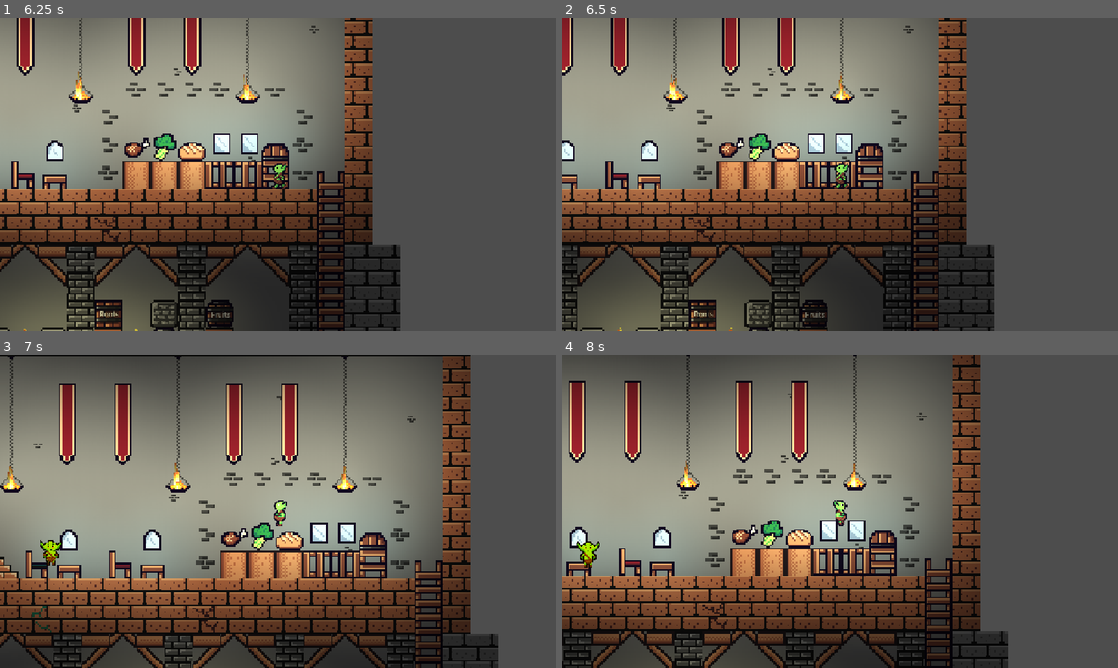
Above: before the commit, frames 1-4 (two rows, left to right).
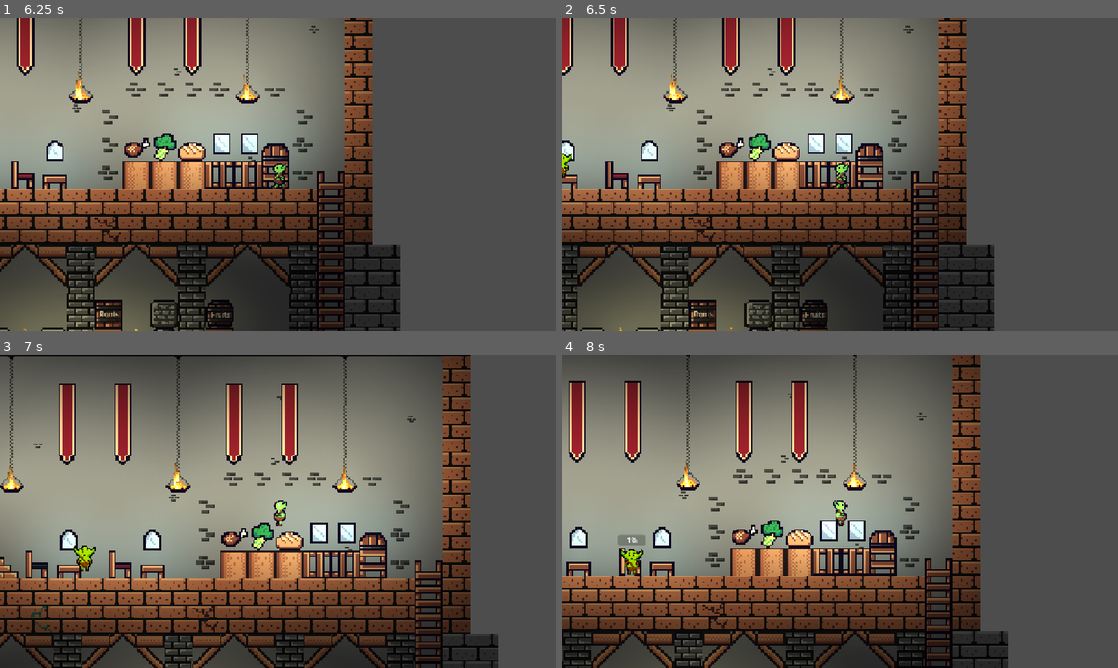
Above: after the commit, the same moments.

Repository: RealAmandaLive/OrcBurp
Game: Godot game, scene res://scenes/kitchen.tscn
Same seed, same stepped clock (60 frames per second), same inputs: the game is played once before the commit and once after it. This scene is started directly instead of the project's main scene.
Inputs (mouse positions are in pixels of both pictures, inside the frame that each line leads up to):
- Up to frame 1 (6.25 s): move the mouse to (400, 158) at 0.52 s; hold W (climb) 0.53-1.28 s; hold Right (right) 0.53-2.03 s; click (400, 158) at 0.67 s; tap Space (jump) at 0.77, 1.52, 3.02, 3.77, 4.52, 6.02 s; move the mouse to (166, 190) at 1.27 s; tap E (interact) every 1.5 s from 1.35 to 5.85 s; move the mouse to (333, 105) at 2.02 s; hold Left (left) 2.03-2.78 s; hold W (climb) 2.03-2.78 s; move the mouse to (250, 237) at 2.77 s; hold Right (right) 2.78-4.28 s; click (250, 237) at 2.92 s; move the mouse to (444, 221) at 3.52 s; hold W (climb) 3.53-4.28 s; move the mouse to (111, 127) at 4.27 s; hold Left (left) 4.28-5.03 s; move the mouse to (305, 174) at 5.02 s; hold Right (right) 5.03-5.78 s; hold W (climb) 5.03-5.78 s; click (305, 174) at 5.17 s; move the mouse to (194, 96) at 5.77 s; hold Left (left) from 5.78 s (still down)
- Up to frame 2 (6.5 s): keep holding Left (left)
- Up to frame 3 (7 s): keep holding Left (left); move the mouse to (400, 495) at 6.52 s; hold W (climb) from 6.53 s (still down); tap Space (jump) at 6.77 s
- Up to frame 4 (8 s): move the mouse to (728, 527) at 7.27 s; release Left (left) at 7.28 s; release W (climb) at 7.28 s; hold Right (right) from 7.28 s (still down); tap E (interact) at 7.35 s; click (728, 527) at 7.42 s; tap Space (jump) at 7.52 s

Frame 1 is identical in both runs. In frame 2, less than 0.1% of the frame differs, in the area x 0-2%, y 43-52%; in frame 3, 0.4%; in frame 4, 0.6%, in the area x 2-15%, y 57-71%.

Commit message:
Kitchen game: functional UI for interactions

Diff:
--- a/orc-burp-godot/scripts/kitchen_minigame.gd
+++ b/orc-burp-godot/scripts/kitchen_minigame.gd
@@ -54,7 +54,7 @@
 
 	## Sit at a seat, then get ready to order.
 	func sit_at(seat: Node2D):
-		const SPEED: int = 64 ## pixels per second
+		const SPEED: int = 96 ## pixels per second
 		var distance: float = (seat.global_position - self.global_position).length()
 
 		if moving:
@@ -65,7 +65,7 @@
 		moving.tween_callback(_just_seated)
 
 	func exit_at(exit: Node2D):
-		const SPEED: int = 64 ## pixels per second
+		const SPEED: int = 96 ## pixels per second
 		var distance: float = (exit.global_position - self.global_position).length()
 
 		if moving:
@@ -244,20 +244,38 @@
 	spawner.start(current_interval)
 
 func _on_ingredient_collected(ingredient: KitchenIngredient):
+	const UI_OFFSET = Vector2(-36.0, -64.0)
 	p("Player collected one %s." % ingredient.name)
+
 	player_inventory.append(ingredient.name)
+	temp_popup_label(ingredient.global_position + UI_OFFSET, "Got %s" % ingredient.name, 1.0)
 
 func _on_oven_interacted():
+	const UI_OFFSET = Vector2(-36.0, -96.0)
 	p("Player interacted with oven.")
-	if player_inventory.is_empty():
+
+	var items = player_inventory.filter(func(v): return not v is Array)
+
+	if items.is_empty():
 		## Run the oven or get its contents
 		if oven.output:
 			var output: Array[String] = oven.empty()
 			player_inventory.append(output)
+			temp_popup_label(oven.global_position + UI_OFFSET, "Took cooked item:\n" + str(output), 2.0)
 		else:
-			oven.bake()
+			if not oven.ingredients.is_empty():
+				if oven.baking:
+					if oven.baking.is_running():
+						return
+				oven.bake()
+				temp_popup_label(oven.global_position + UI_OFFSET, "Baking...", 2.0)
+			else:
+				temp_popup_label(oven.global_position + UI_OFFSET, "It's empty!", 0.8)
 	else:
-		oven.add_ingredient(player_inventory.pop_back())
+		var item = items.pop_back()
+		player_inventory.erase(item)
+		oven.add_ingredient(item)
+		temp_popup_label(oven.global_position + UI_OFFSET, "Added %s" % item, 2.0)
 
 func _on_customer_interacted(customer: Customer):
 	if customer.received_order: return # unlikely but
@@ -272,8 +290,6 @@
 		for item in player_inventory:
 			if item is Array:
 				if item.size() == customer.desire.ingredients.size():
-					var matches: bool = true
-
 					var to_match := customer.desire.ingredients.duplicate()
 					for i in item:
 						if to_match.has(i):
@@ -284,6 +300,8 @@
 						customer.deliver_order()
 						player_inventory.erase(item)
 						p("Player delivered order to %s." % customer)
+
+						temp_popup_label(customer.global_position + Vector2(-32.0, -96.0), "Delivered!", 3.0)
 						return
 
 		customer.display_text("That's not what I ordered...")
@@ -294,3 +312,18 @@
 		_seated.find_key(customer)
 	)
 	customer.exit_at(entrance)
+
+
+func temp_popup_label(global_location: Vector2, text: String, duration: float):
+	var pc := PanelContainer.new()
+	var label := Label.new()
+	pc.add_child(label)
+	label.text = text
+	pc.global_position = global_location
+
+	add_child(pc)
+
+	var t := pc.create_tween()
+	t.tween_interval(duration)
+	t.tween_property(pc, ^"modulate", Color.TRANSPARENT, 1.25)
+	t.tween_callback(pc.queue_free)
--- a/orc-burp-godot/scripts/kitchen_oven.gd
+++ b/orc-burp-godot/scripts/kitchen_oven.gd
@@ -4,6 +4,8 @@
 
 var ingredients: Array
 var output: Array[String] = []
+
+var baking: Tween
 
 var debouncer: Tween
 
@@ -24,12 +26,30 @@
 	ingredients.push_back(what)
 	print("Added %s to oven." % what)
 
+var bake_progress_bar: ProgressBar
 func bake():
+	if baking and baking.is_running():
+		return
+
+	var duration: float = 1.0 + (ingredients.size() * 3.0)
+
+	bake_progress_bar = ProgressBar.new()
+	bake_progress_bar.position.x -= 32.0
+	bake_progress_bar.position.y -= 64.0
+	bake_progress_bar.custom_minimum_size = Vector2(64, 8.0)
+	add_child(bake_progress_bar)
+
+	baking = create_tween()
+	baking.tween_property(bake_progress_bar, ^"value", 100.0, duration)
+	await baking.finished
+
 	output.assign(ingredients)
 	ingredients.clear()
 	print("Baked oven ingredients.")
 
 func empty() -> Array[String]:
+	if bake_progress_bar: bake_progress_bar.queue_free()
+
 	var to_return = output.duplicate()
 	output.clear()
 	print("Emptied oven output.")
